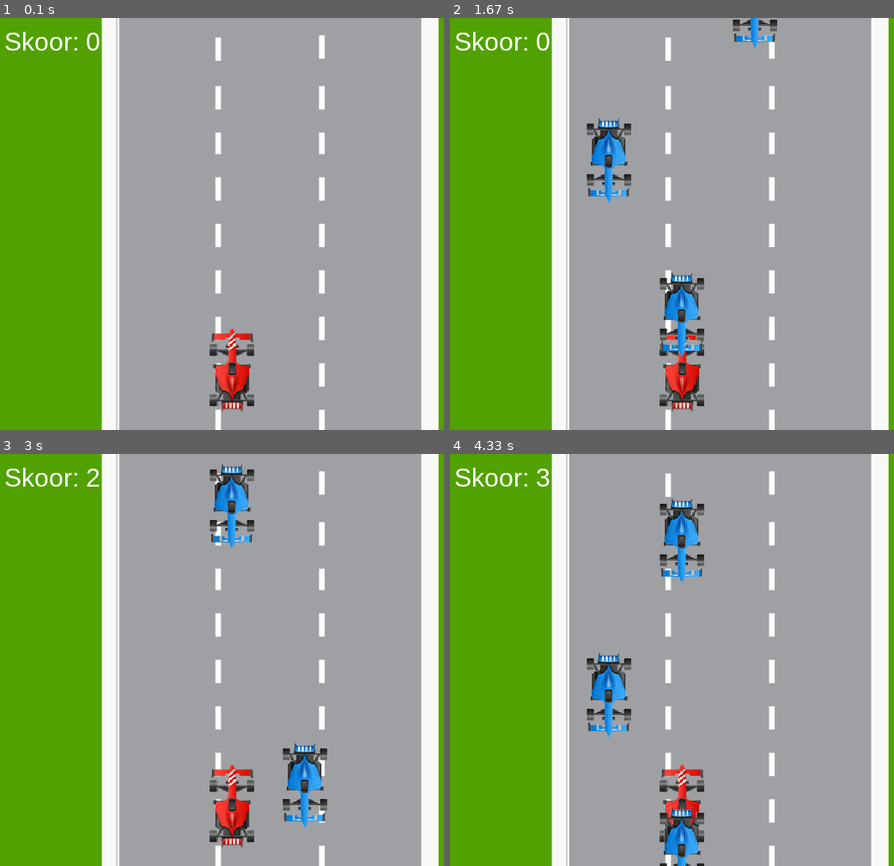
Above: before the commit, frames 1-4 (two rows, left to right).
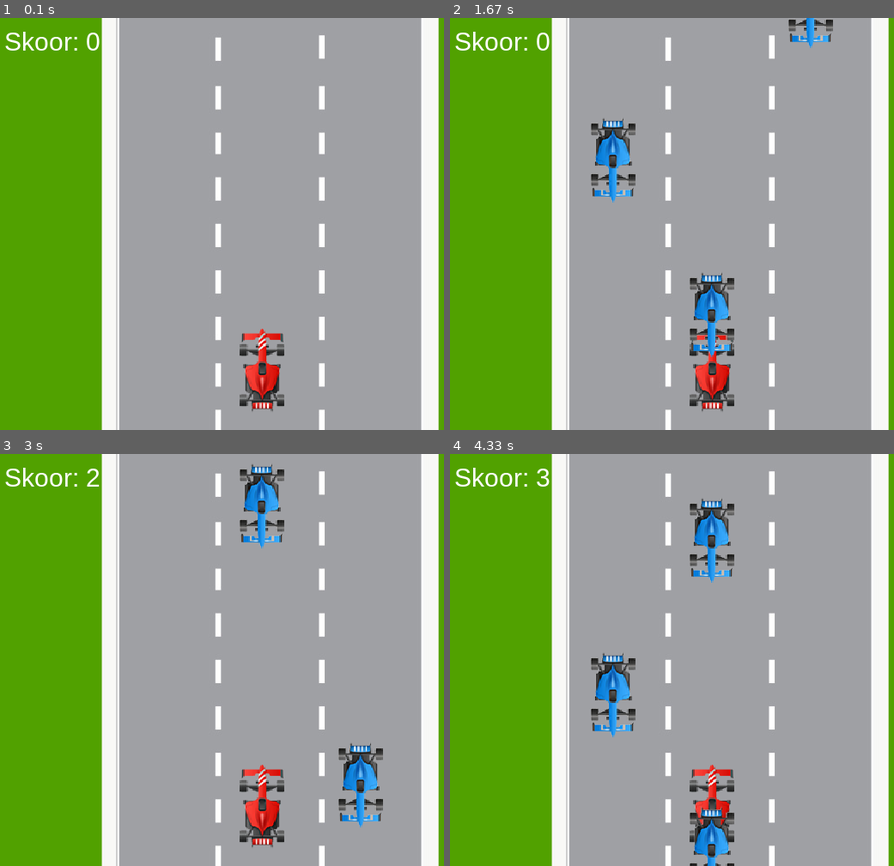
Above: after the commit, the same moments.

Repository: sTul1p/Tarkvaraarenduse-projekt
Game: pygame game, started from Objektide animeerimine/parandatud ülesanne 4.py
The game is run twice, just before and just after one commit, with the same random seed, the same clock (stepped at 60 frames per second) and the same inputs.
Inputs:
- Up to frame 1 (0.1 s): no input
- Up to frame 2 (1.67 s): no input
- Up to frame 3 (3 s): no input
- Up to frame 4 (4.33 s): no input

The runs differ from the first frame. In frame 1, 2.3% of the frame differs, in the area x 47-65%, y 75-96%; in frame 2, 6.1%; in frame 3, 7.2%, in the area x 47-87%, y 2-96%; in frame 4, 6.5%.

Commit message:
uuendatud

Diff:
--- a/Objektide animeerimine/parandatud ülesanne 4.py
+++ b/Objektide animeerimine/parandatud ülesanne 4.py
@@ -22,11 +22,19 @@
 blue_car = pygame.transform.scale(blue_car, (60, 100))
 blue_car = pygame.transform.rotate(blue_car, 180)
 
-# Rajad (vajadusel nihuta mõni piksel)
-LANES = [160, 245, 330]
+CAR_W = 60
+CAR_H = 100
 
-# Punane auto
-redX = LANES[1]
+# Raja keskel olevad x-koordinaadid (auto joonistatakse keskpunktist)
+# Tee on ligikaudu x=140 kuni x=500, kolm rada:
+LANE_CENTERS = [195, 310, 425]  # iga raja keskpunkt
+
+def draw_car(surface, image, center_x, y):
+    """Joonista auto nii, et auto horisontaalne keskpunkt = center_x"""
+    surface.blit(image, (center_x - CAR_W // 2, y))
+
+# Punane auto: keskmises rajas
+redX = LANE_CENTERS[1]   # 310 = täpselt keskel
 redY = screenY - 120
 
 # Sinised autod
@@ -34,9 +42,8 @@
 SPEED = 5
 
 blue_cars = []
-
 for i in range(NUM_BLUE):
-    lane = random.choice(LANES)
+    lane = random.choice(LANE_CENTERS)
     y = -200 - i * 180
     blue_cars.append([lane, y])
 
@@ -56,37 +63,30 @@
     # Taust
     screen.blit(bg, (0, 0))
 
-    # Punane auto
-    screen.blit(red_car, (redX, redY))
+    # Punane auto (keskel)
+    draw_car(screen, red_car, redX, redY)
 
     # Sinised autod
     for car in blue_cars:
         car[1] += SPEED
 
-        # Kui auto jõuab alla
         if car[1] > screenY:
-
             while True:
-                new_lane = random.choice(LANES)
-
-                # kontroll, et samas rajas poleks teist autot liiga lähedal
+                new_lane = random.choice(LANE_CENTERS)
                 free = True
-
                 for other in blue_cars:
                     if other != car and other[0] == new_lane:
                         if other[1] < 150:
                             free = False
                             break
-
                 if free:
                     break
 
             car[0] = new_lane
             car[1] = -200
-
             score += 1
 
-        screen.blit(blue_car, (car[0], car[1]))
+        draw_car(screen, blue_car, car[0], car[1])
 
     # Skoor
     score_text = font.render("Skoor: " + str(score), True, (255, 255, 255))
